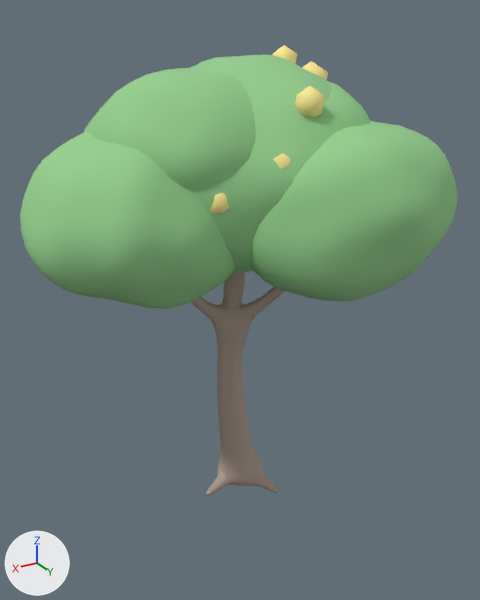
One commit to the glTF model public/models/trees/tree_young_0.glb: the scene before it, then after it.
Rendered twice from a camera (50 mm lens) standing at (2.18, 3.62, 3.29) and looking at (0.09, 0.14, 1.55). The lights are fixed; the arrows at lower left show +X, +Y and +Z. The first picture is the older version.

The first picture shows 'blossom', 'leaf_0', 'leaf_1', 'leaf_2', 'leaf_4', 'leaf_7', 'trunk'.
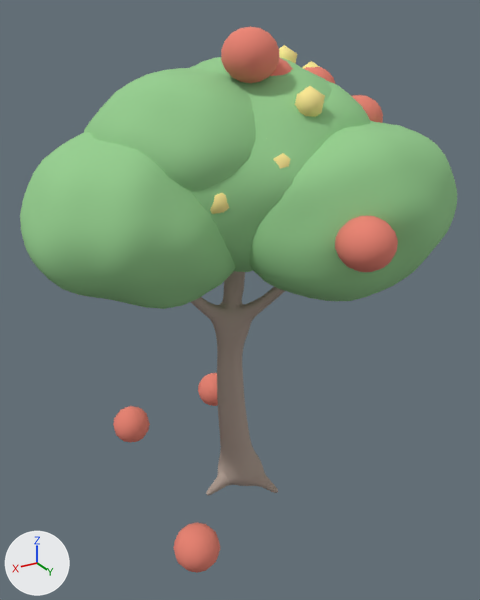
What changed in the scene script:
```text
Add mat_fruit:
    mat_fruit = principled_material('fruit')
    mat_fruit.base_color = (0.84, 0.23, 0.17)  # red #ec8473
    mat_fruit.roughness = 0.9
Add me_sphere_009:
    me_sphere_009.from_pydata(...)  # a UV sphere (12 segments, 8 rings, poles along z) spanning x -0.15..0.15, y -0.15..0.15, z -0.15..0.15; a UV sphere (12 segments, 8 rings, poles along z) spanning x -1.02..-0.72, y -0.29..0.01, z -0.15..0.15; a UV sphere (12 segments, 8 rings, poles along z) spanning x 0.03..0.33, y 1.38..1.68, z -0.15..0.15
    me_sphere_009.materials.append(mat_fruit)  # red #ec8473
Add me_sphere_008:
    me_sphere_008.from_pydata(...)  # a UV sphere (14 segments, 9 rings, poles along z) spanning x -0.849..-0.542, y 0.122..0.437, z 2.534..2.822
    me_sphere_008.materials.append(mat_fruit)  # red #ec8473
Add me_sphere_006:
    me_sphere_006.from_pydata(...)  # a UV sphere (14 segments, 9 rings, poles along z) spanning x -0.734..-0.426, y -0.22..0.095, z 2.691..2.979
    me_sphere_006.materials.append(mat_fruit)  # red #ec8473
Add me_sphere_004:
    me_sphere_004.from_pydata(...)  # a UV sphere (14 segments, 9 rings, poles along z) spanning x -0.196..0.111, y 0.085..0.4, z 2.783..3.071
    me_sphere_004.materials.append(mat_fruit)  # red #ec8473
Add me_sphere_002:
    me_sphere_002.from_pydata(...)  # a UV sphere (14 segments, 9 rings, poles along z) spanning x -0.211..0.096, y 0.998..1.313, z 2.058..2.346
    me_sphere_002.materials.append(mat_fruit)  # red #ec8473
Add me_sphere:
    me_sphere.from_pydata(...)  # a UV sphere (14 segments, 9 rings, poles along z) spanning x 0.009..0.316, y 0.21..0.525, z 2.938..3.226
    me_sphere.materials.append(mat_fruit)  # red #ec8473
Add ob_fallen:
    ob_fallen = bpy.data.objects.new('fallen', me_sphere_009)
    ob_fallen.location = (0.525, -0.9, 0.128)
Add ob_fruit_8:
    ob_fruit_8 = bpy.data.objects.new('fruit_8', me_sphere_008)
    ob_fruit_8.location = (0.0, 0.0, 0.0)
Add ob_fruit_6:
    ob_fruit_6 = bpy.data.objects.new('fruit_6', me_sphere_006)
    ob_fruit_6.location = (0.0, 0.0, 0.0)
Add ob_fruit_4:
    ob_fruit_4 = bpy.data.objects.new('fruit_4', me_sphere_004)
    ob_fruit_4.location = (0.0, 0.0, 0.0)
Add ob_fruit_2:
    ob_fruit_2 = bpy.data.objects.new('fruit_2', me_sphere_002)
    ob_fruit_2.location = (0.0, 0.0, 0.0)
Add ob_fruit_0:
    ob_fruit_0 = bpy.data.objects.new('fruit_0', me_sphere)
    ob_fruit_0.location = (0.0, 0.0, 0.0)
```

Boxes (x1, y1, x2, y2) around the edits, measured in the pictures (480 x 600 px):
'fallen', added (red)
    after: (113, 373, 220, 573)
'fruit_2', added (red)
    after: (335, 216, 398, 272)
'fruit_0', added (red)
    after: (221, 26, 279, 83)
'fruit_8', added (red)
    after: (352, 95, 383, 123)
'fruit_6', added (mostly hidden)
    after: (304, 67, 335, 84)
'fruit_4', added (mostly hidden)
    after: (270, 57, 293, 76)
